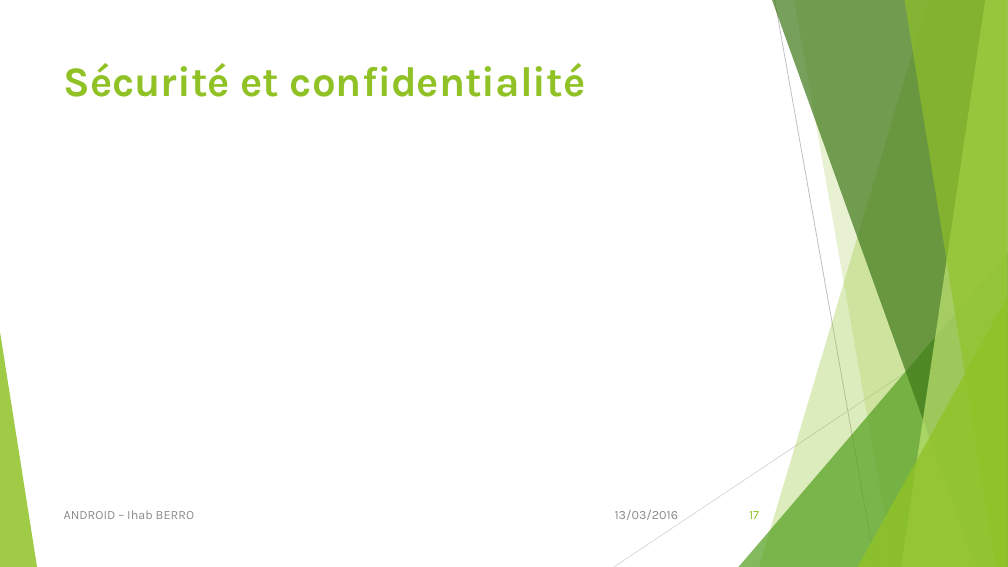
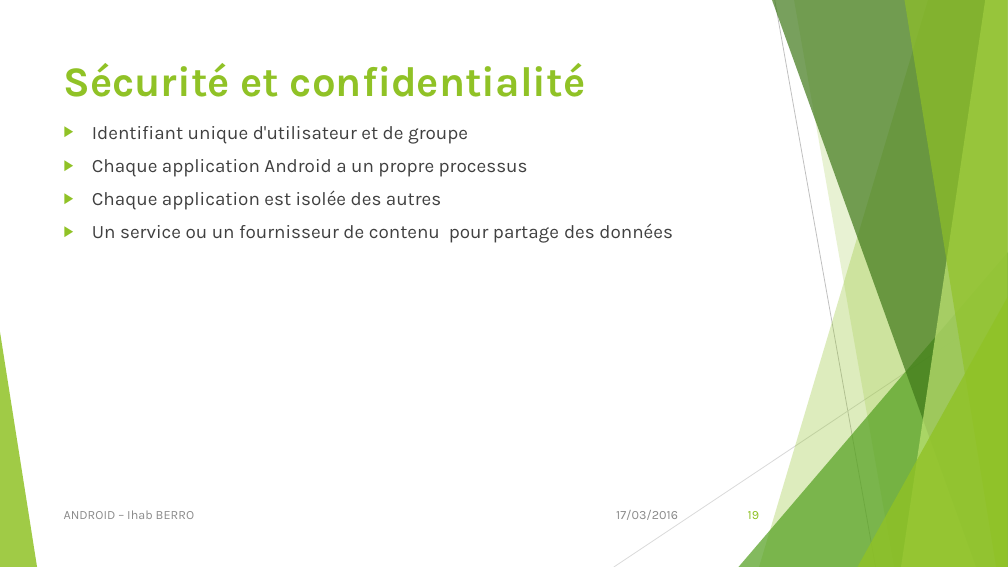
Before and after one commit to iberro/SMB214, a slide deck: slide 19 of Android.pptx (slide 17 before the commit). Drawn at 1008x567 pixels with LibreOffice and Linux fonts; fonts in the diff are those of the drawing. Boxes give left, top, right and bottom in pixels: in the first picture for what was removed or moved away, otherwise in the second. Text is boxed around its words. In the diff, an @@ line names an element or a change of style, - is before the commit and + after.

```diff
--- a/Android.pptx
+++ b/Android.pptx
@@ text added at bbox=[92, 126, 673, 243], 18 pt, text #404040 @@
+▶ Identifiant unique d'utilisateur et de groupe
+▶ Chaque application Android a un propre processus
+▶ Chaque application est isolée des autres
+▶ Un service ou un fournisseur de contenu pour partage des données
@@ text at bbox=[616, 510, 678, 520]: text changed @@
-13/03/2016
+17/03/2016
@@ page number at bbox=[748, 511, 759, 519]: text changed @@
-17
+19
```
Also in this commit, not shown: 15 other slides changed, 3 slides added.
